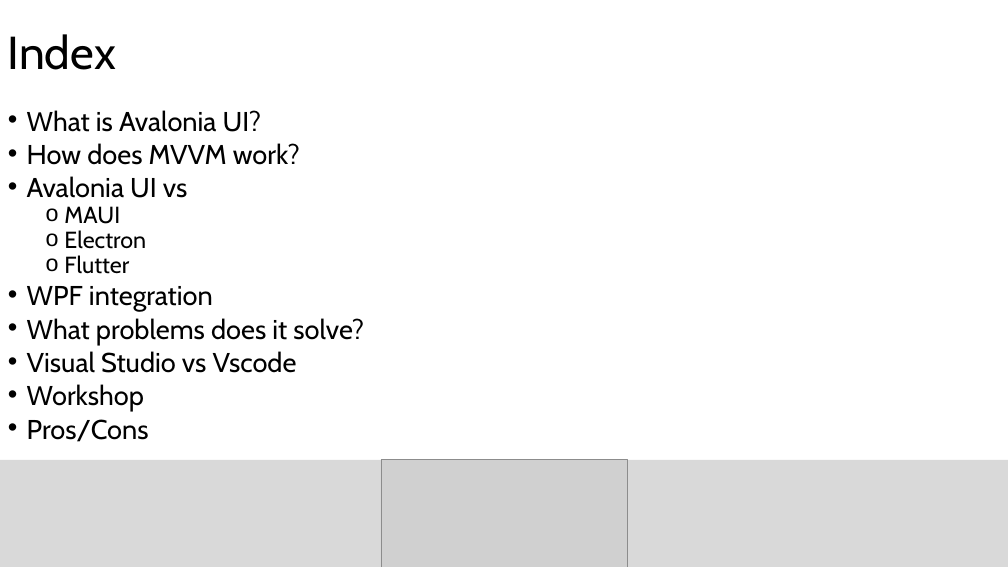
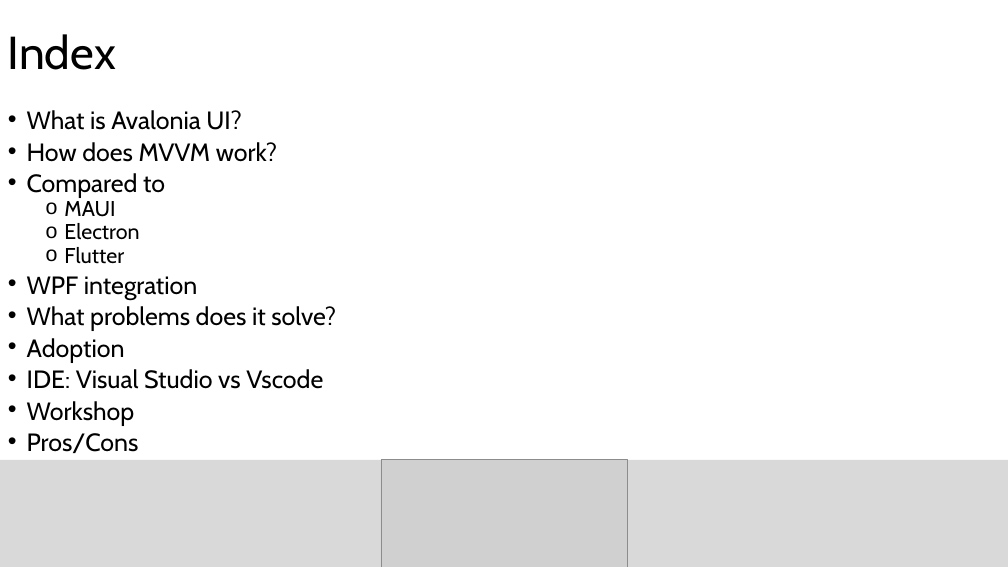
Before and after one commit to sebivenlo/esd-2024-avaloniaui, a slide deck: slide 2 of presentation/AvaloniaUI_presentation.pptx. Drawn at 1008x567 pixels with LibreOffice and Linux fonts; fonts in the diff are those of the drawing; grey boxes stand for pictures. Boxes give left, top, right and bottom in pixels: in the first picture for what was removed or moved away, otherwise in the second. Text is boxed around its words. In the diff, an @@ line names an element or a change of style, - is before the commit and + after.

```diff
--- a/presentation/AvaloniaUI_presentation.pptx
+++ b/presentation/AvaloniaUI_presentation.pptx
@@ text at bbox=[27, 110, 336, 453]: size 25.9 to 23.8 pt in "What is Avalonia UI?", "How does MVVM work?", "WPF integration", "What problems does it solve?" and 2 more places; size 22.2 to 20.4 pt in "MAUI", "Electron", "Flutter" @@
@@ text at bbox=[27, 173, 165, 198]: text changed; size 25.9 to 23.8 pt @@
-• Avalonia UI vs
+• Compared to
@@ text at bbox=[27, 338, 323, 389]: text changed; size 25.9 to 23.8 pt @@
-• Visual Studio vs Vscode
+• Adoption
+• IDE: Visual Studio vs Vscode
```
Also in this commit, not shown: 4 other slides changed, 1 slide added.
